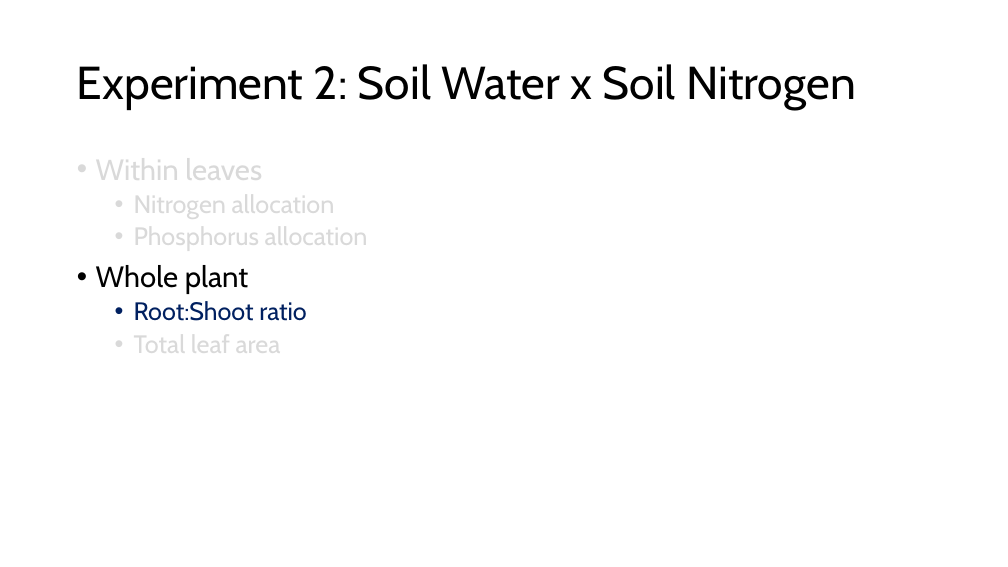
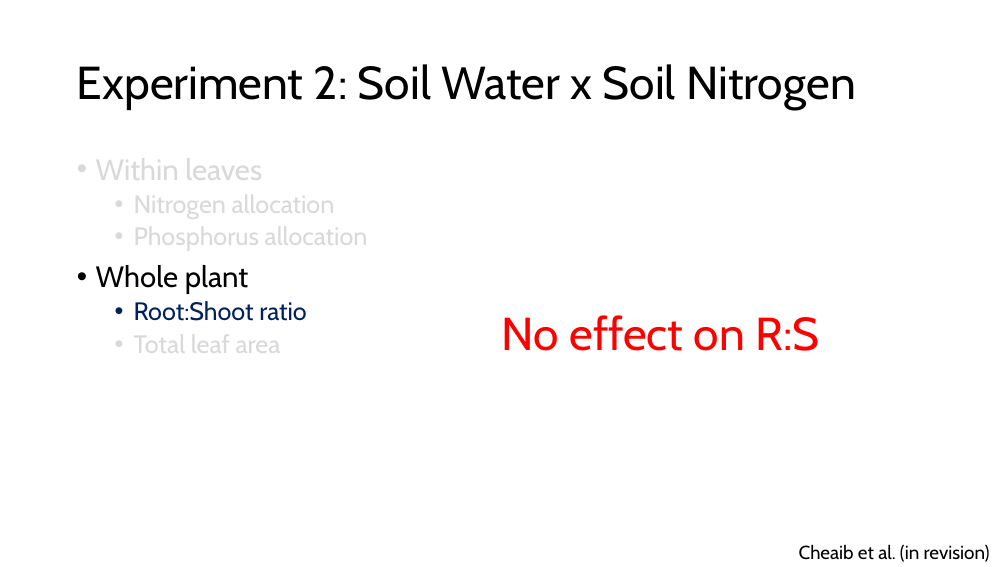
Before and after one commit to SmithEcophysLab/seminar, a slide deck: slide 12 of 2026_lemontree_allocation/src/lt_science_allocation_smith.pptx (slide 14 before the commit). Drawn at 1008x567 pixels with LibreOffice and Linux fonts; fonts in the diff are those of the drawing. Boxes give left, top, right and bottom in pixels: in the first picture for what was removed or moved away, otherwise in the second. Text is boxed around its words. In the diff, an @@ line names an element or a change of style, - is before the commit and + after.

```diff
--- a/2026_lemontree_allocation/src/lt_science_allocation_smith.pptx
+++ b/2026_lemontree_allocation/src/lt_science_allocation_smith.pptx
@@ text added at box(502, 315, 820, 351), 44 pt, text #FF0000 @@
+No effect on R:S
@@ text added at box(799, 544, 990, 562), 18 pt, text #000000 @@
+Cheaib et al. (in revision)
```
Also in this commit, not shown: 12 other slides changed.
